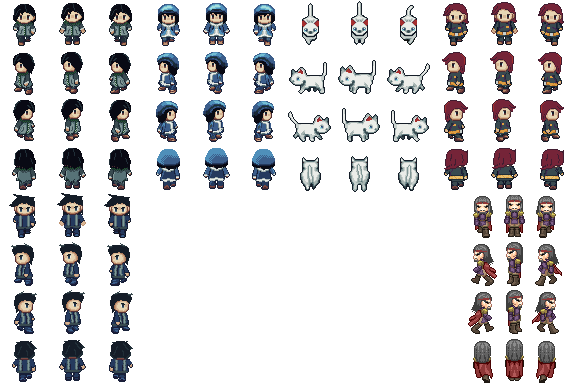
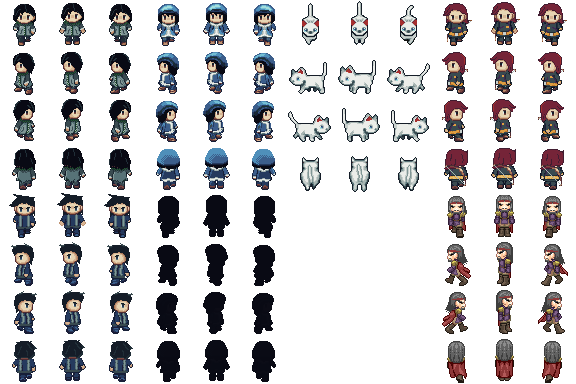
Two versions of the same layered image (576px x 384px). Layer-by-layer changes:
painted on "DKS_ NPC - Randall" over left=442, top=195, right=568, bottom=383
painted on "BackR" (2nd of 4, in "Edoc") over left=541, top=165, right=562, bottom=186
added layer "Bow" in group "Edoc" over left=493, top=164, right=514, bottom=185
painted on "BackL" (2nd of 5, in "Edoc") over left=445, top=165, right=466, bottom=186
renamed "FrontR" to "Layer 10", painted on it over left=542, top=20, right=567, bottom=42
painted on "FrontL" (2nd of 5, in "Edoc") over left=447, top=20, right=472, bottom=42
painted on "Clothes" (5th of 12, in "Edoc" › "FrontM") over left=495, top=19, right=520, bottom=41
renamed "OtherSide" to "SideL Other", painted on it over left=442, top=117, right=559, bottom=138
painted on "SideL" (2nd of 5, in "Edoc") over left=447, top=69, right=468, bottom=87
painted on "SideR" (2nd of 5, in "Edoc") over left=543, top=69, right=564, bottom=88
painted on "Clothes" (6th of 12, in "Edoc" › "SideM") over left=495, top=69, right=516, bottom=90
added layer "Shadow Hoa" above "Outline" over left=156, top=195, right=276, bottom=382